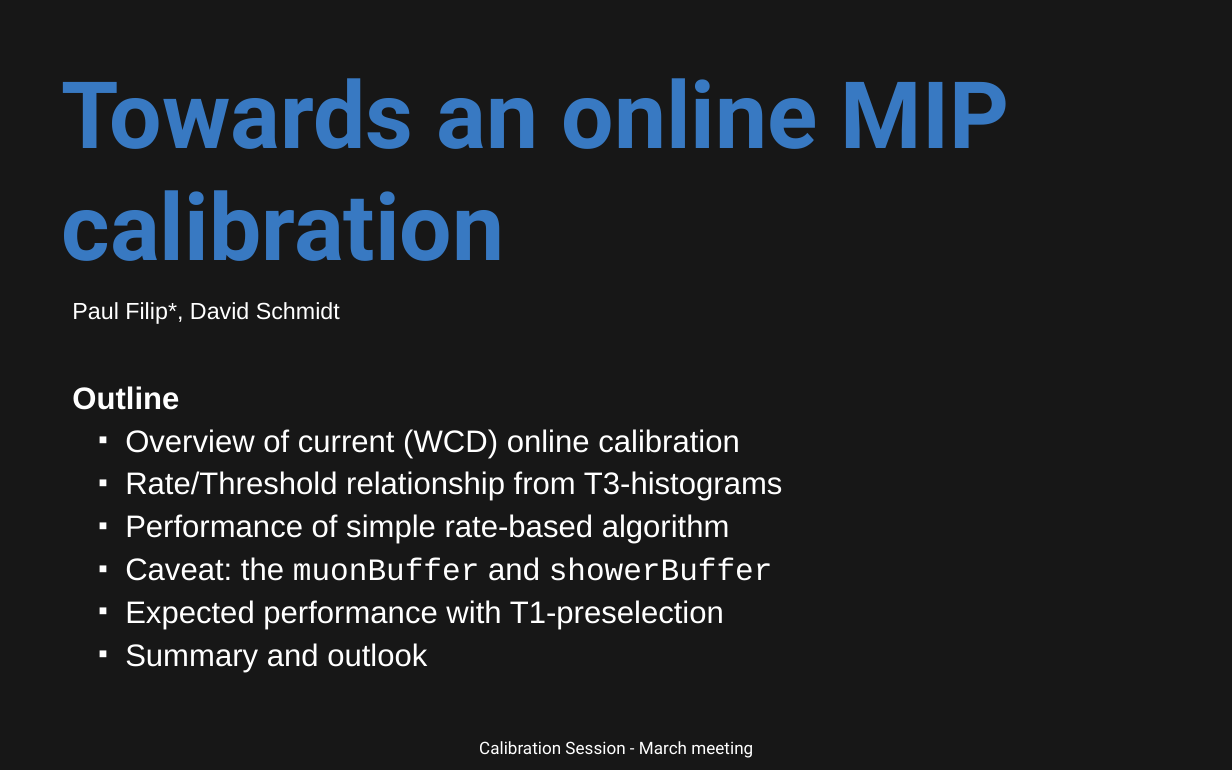
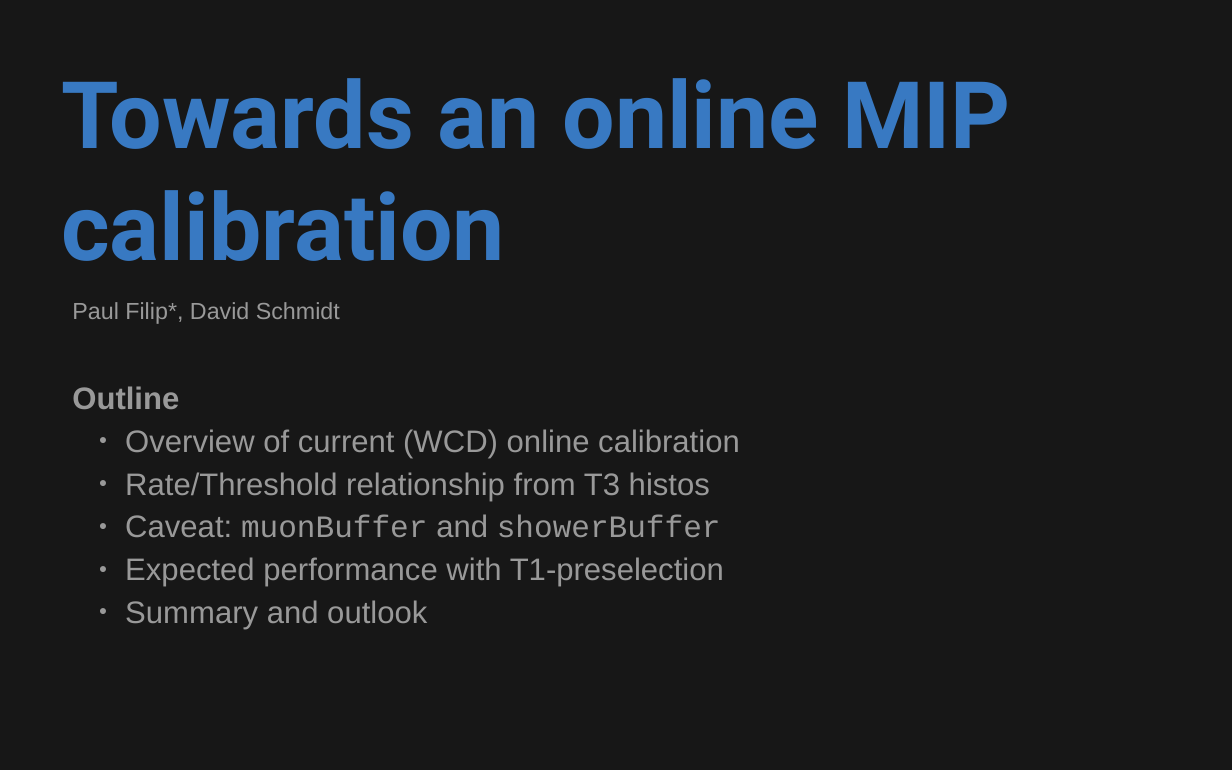
Before and after one commit to Quizznor/phd-thesis, a slide deck: slide 1 of Outreach/malargue_apr_2024/mip_online_calibration/calibration_session_2024_04_15_filip_mip.odp. Drawn at 1232x770 pixels with LibreOffice and Linux fonts; fonts in the diff are those of the drawing. Boxes give left, top, right and bottom in pixels: in the first picture for what was removed or moved away, otherwise in the second. Text is boxed around its words. In the diff, an @@ line names an element or a change of style, - is before the commit and + after.

```diff
--- a/Outreach/malargue_apr_2024/mip_online_calibration/calibration_session_2024_04_15_filip_mip.odp
+++ b/Outreach/malargue_apr_2024/mip_online_calibration/calibration_session_2024_04_15_filip_mip.odp
@@ title "Towards an online MIP calibration" at bbox=[61, 78, 1011, 261]: size 59.9 to 60 pt @@
@@ text "Paul Filip*, David Schmidt" at bbox=[72, 302, 340, 324]: text colour #FFFFFF to #999999 @@
@@ text at bbox=[72, 386, 740, 629]: text colour #FFFFFF to #999999 in "Outline", "Overview of current (WCD) online calibration", "Expected performance with T1-preselection", "Summary and outlook"; bullet ■ to ●; bullet colour #FFFFFF to #999999 @@
@@ text at bbox=[125, 472, 721, 537]: text changed; text colour #FFFFFF to #999999 @@
-  ■ Rate/Threshold relationship from T3-histograms
-  ■ Performance of simple rate-based algorithm
-  ■ Caveat: the muonBuffer and showerBuffer
+  ● Rate/Threshold relationship from T3 histos
+  ● Caveat: muonBuffer and showerBuffer
@@ text removed at bbox=[479, 741, 753, 758] @@
-Calibration Session - March meeting
```
Also in this commit, not shown: 5 other slides changed, 1 slide removed, 3 other files.
